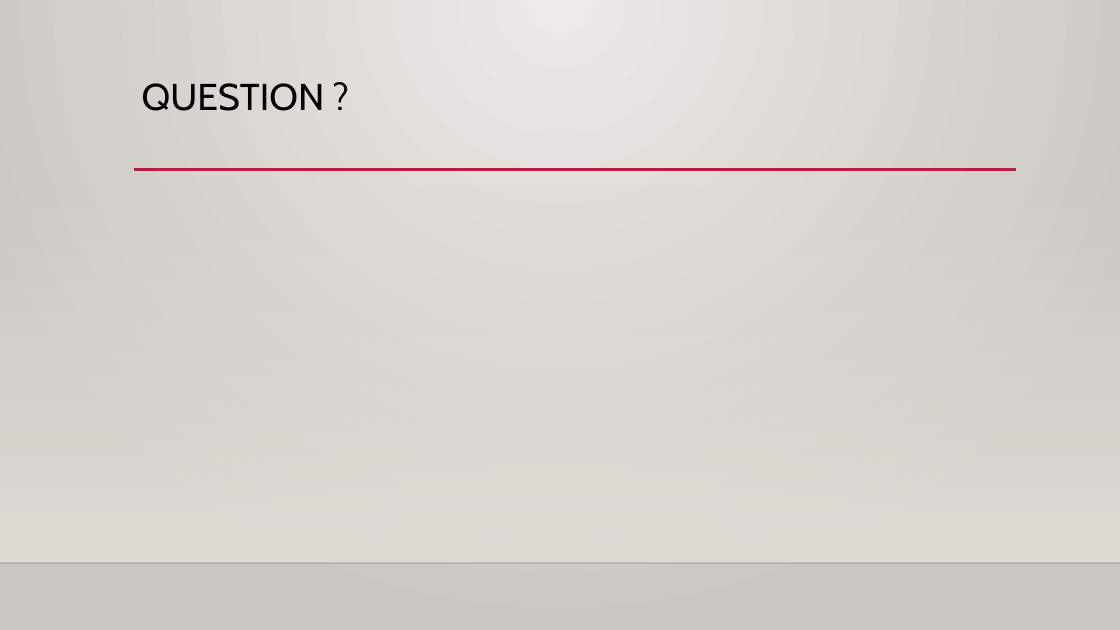
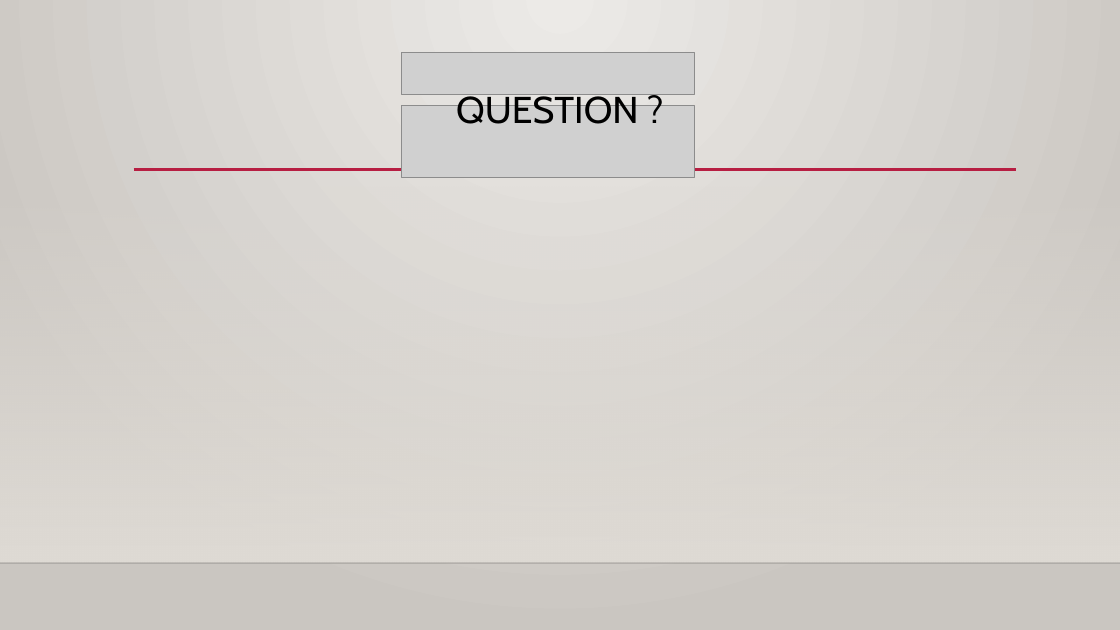
Before and after one commit to Jeremie-Chatillon/MCR_Presentation_Monteur, a slide deck: slide 12 of gamePrésentation/Burger Builder.pptx. Drawn at 1120x630 pixels with LibreOffice and Linux fonts; fonts in the diff are those of the drawing; grey boxes stand for pictures; background and template pictures are left out. Boxes give left, top, right and bottom in pixels: in the first picture for what was removed or moved away, otherwise in the second. Text is boxed around its words. In the diff, an @@ line names an element or a change of style, - is before the commit and + after.

```diff
--- a/gamePrésentation/Burger Builder.pptx
+++ b/gamePrésentation/Burger Builder.pptx
@@ picture added at (402, 52, 694, 94) @@
@@ title "QUESTION ?": place and size @@
-title "QUESTION ?" at (142, 83, 325, 111)
+title "QUESTION ?" at (456, 94, 639, 124)
@@ title "QUESTION ?" at (456, 94, 639, 124): alignment left to centre @@
@@ picture added at (402, 105, 694, 176) @@
```
Also in this commit, not shown: 4 other slides changed, 1 slide added, 1 slide removed, 1 other file.
